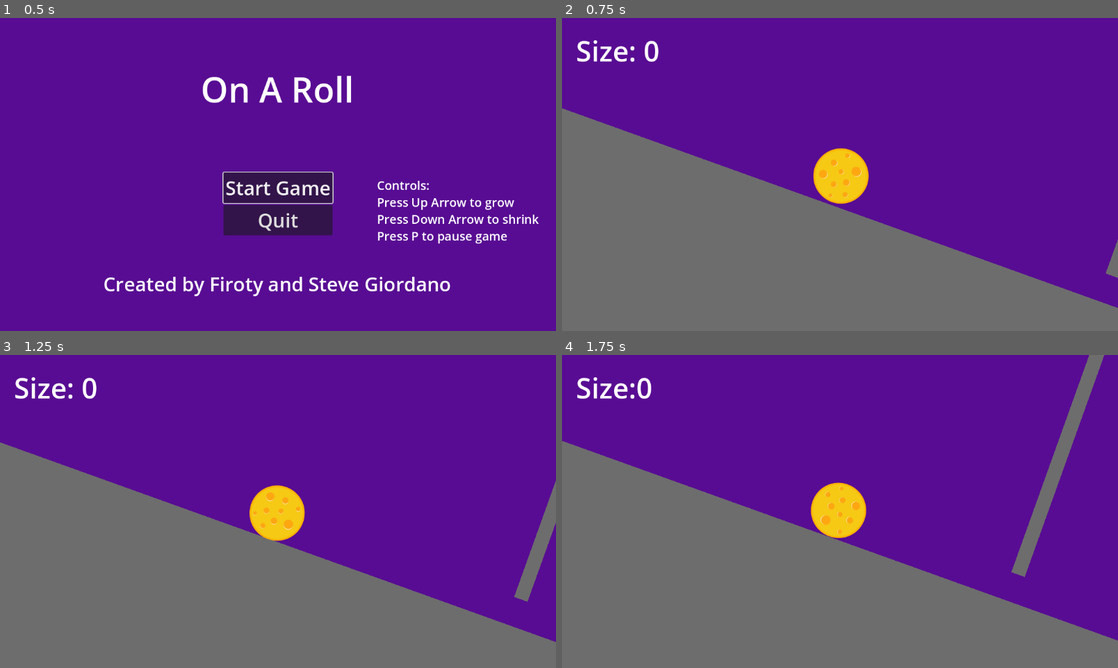
Above: before the commit, frames 1-4 (two rows, left to right).
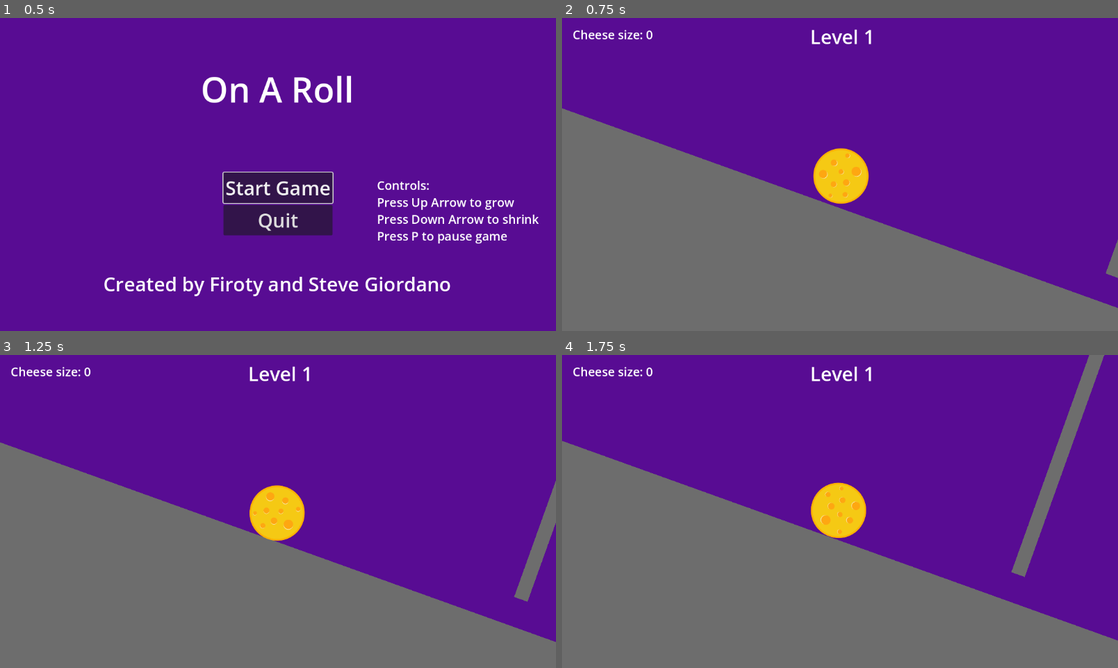
Above: after the commit, the same moments.

Repository: Firoty1/Rolling-Scales
Game: Godot game, scene res://scenes/start_menu.tscn
Same seed, same stepped clock (60 frames per second), same inputs: the game is played once before the commit and once after it.
Inputs:
- Up to frame 1 (0.5 s): no input
- Up to frame 2 (0.75 s): click "Start Game" at 0.5 s
- Up to frame 3 (1.25 s): no input
- Up to frame 4 (1.75 s): tap Enter at 1.25 s; hold Up (grow) from 1.28 s (still down); tap Down (shrink) at 1.55 s

Frame 1 is identical in both runs. In frame 2, 0.8% of the frame differs, in the area x 2-56%, y 3-14%; in frame 3, 0.8%; in frame 4, 0.8%.

Commit message:
Add level indicator

Diff:
--- a/autoloads/GameManger.tscn
+++ b/autoloads/GameManger.tscn
@@ -9,7 +9,7 @@
 var Level4 = \"res://scenes/level_4.tscn\"
 var gameOverScreen = \"res://scenes/game_over_screen.tscn\"
 
-var CurrentLevel = 0
+@export var CurrentLevel = 0
 var list = [Level1, Level2, Level3, Level4]
 
 var isPaused = false
--- a/scenes/HUD.tscn
+++ b/scenes/HUD.tscn
@@ -7,10 +7,20 @@
 script = ExtResource("1_2f7o7")
 
 [node name="SizeLabel" type="Label" parent="."]
-offset_left = 29.0
-offset_top = 28.0
-offset_right = 110.0
-offset_bottom = 54.0
+offset_left = 22.0
+offset_top = 17.0
+offset_right = 188.0
+offset_bottom = 59.0
 theme = ExtResource("1_cno07")
-theme_override_font_sizes/font_size = 58
-text = "Size: 0"
+theme_override_font_sizes/font_size = 25
+text = "Cheese size: 0"
+
+[node name="LevelLabel" type="RichTextLabel" parent="."]
+offset_left = 514.0
+offset_top = 11.0
+offset_right = 692.0
+offset_bottom = 74.0
+size_flags_horizontal = 4
+theme = ExtResource("1_cno07")
+bbcode_enabled = true
+text = "[center][b]Level 1"
--- a/scripts/HUD.gd
+++ b/scripts/HUD.gd
@@ -3,4 +3,7 @@
 
 
 func SizeUpdate(size):
-	$SizeLabel.set_text("Size:" + str(size))
+	$SizeLabel.set_text("Cheese size: " + str(size))
+
+func _ready():
+	$LevelLabel.set_text("Level " + str(LevelTracker.CurrentLevel + 1))
Not shown: 1 places in scenes/HUD.tscn that only renumber resources
Not shown: 1 places in scenes/level_1.tscn that only renumber resources
Not shown: 1 places in scenes/level_2.tscn that only renumber resources
